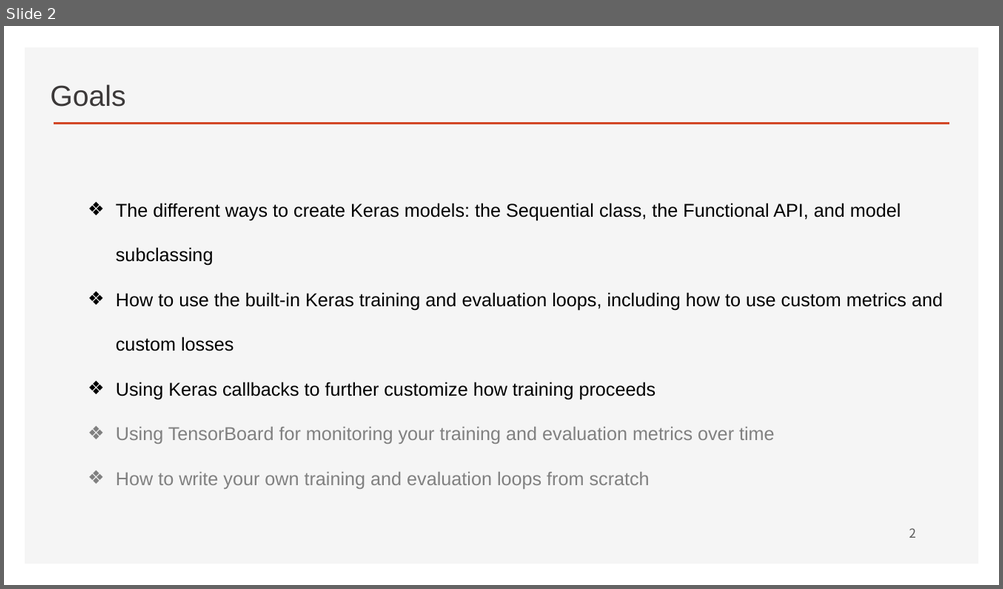
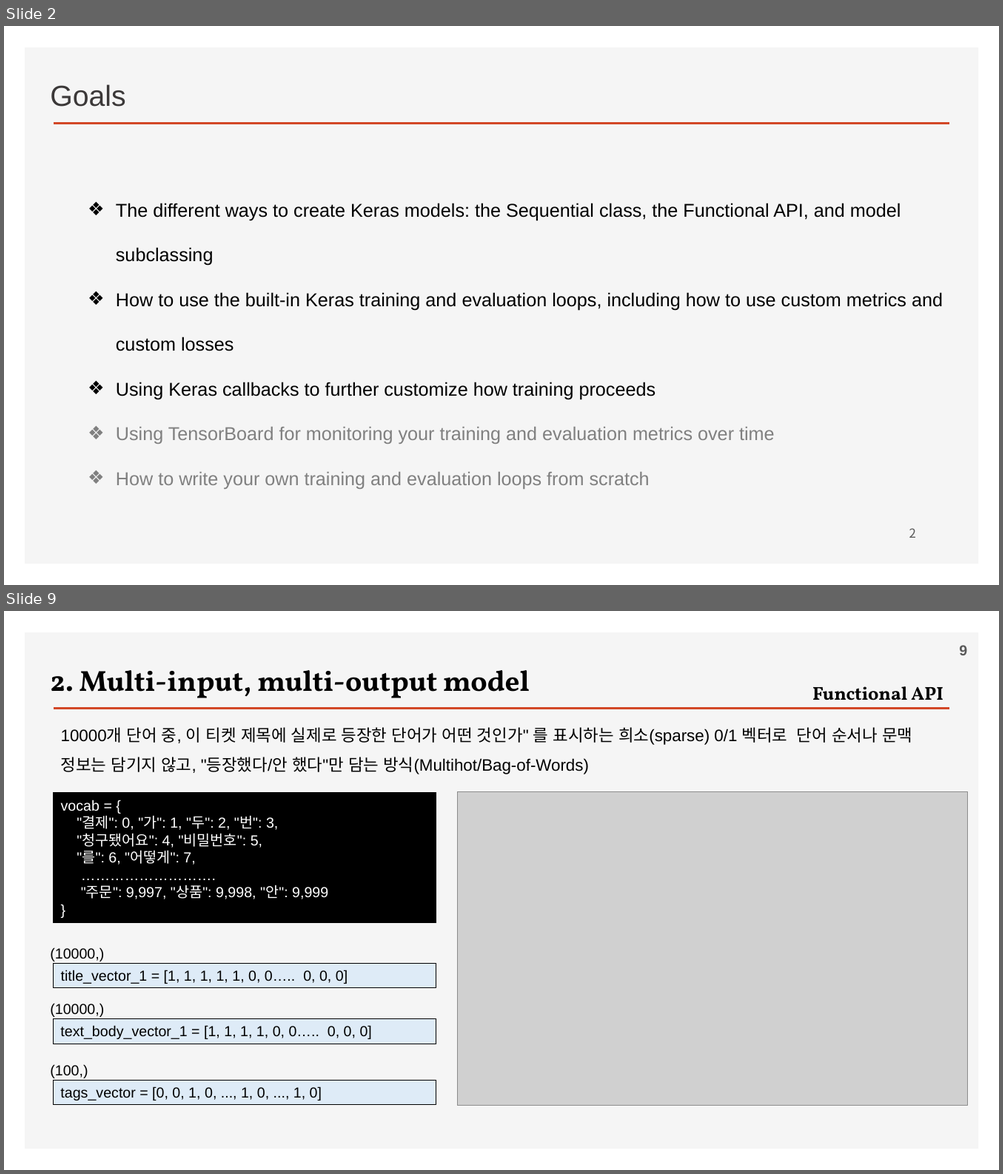
Before and after one commit to ancestor9/2026_Fall_Deep-Learning-with-Python, a slide deck: Chapter 07 A deep dive on Keras.pptx. Shown one above the other, each under a label of ours: slide 2 before the commit, slides 2 and 9 after it; the slides between them are not shown. The pictures are 1003x589 and 1003x1174 pixels, drawn with LibreOffice and Linux fonts; fonts in the diff are those of the drawing; grey boxes stand for pictures; background and template pictures are left out. Boxes give left, top, right and bottom in pixels: in the first picture for what was removed or moved away, otherwise in the second. Text is boxed around its words. In the diff, an @@ line names an element or a change of style, - is before the commit and + after.

```diff
--- a/Chapter 07 A deep dive on Keras.pptx
+++ b/Chapter 07 A deep dive on Keras.pptx
@@ slide 9 added at (x1=4, y1=611, x2=999, y2=1170), background #FFFFFF; not listed: 2 template elements that a slide beside it also shows @@
@@ page number added at (x1=959, y1=645, x2=967, y2=655), 14 pt, text #595959, bold @@
+9
@@ text added at (x1=50, y1=670, x2=529, y2=698), 28 pt, text #000000, bold @@
+2. Multi-input, multi-output model
@@ text added at (x1=812, y1=686, x2=943, y2=709), 18 pt, text #000000, bold @@
+Functional API
@@ text added at (x1=61, y1=727, x2=912, y2=775), 16 pt, text #000000 @@
+10000개 단어 중, 이 티켓 제목에 실제로 등장한 단어가 어떤 것인가" 를 표시하는 희소(sparse) 0/1 벡터로 단어 순서나 문맥 정보는 담기지 않고, "등장했다/안 했다"만 담는 방식(Multihot/Bag-of-Words)
@@ rectangle added at (x1=54, y1=793, x2=435, y2=923), fill #000000, outline #000000 0.75 pt, 14 pt, text #FFFFFF @@
+vocab = {
+"결제": 0, "가": 1, "두": 2, "번": 3,
+"청구됐어요": 4, "비밀번호": 5,
+"를": 6, "어떻게": 7,
+……………………….
+"주문": 9,997, "상품": 9,998, "안": 9,999
+}
@@ picture added at (x1=457, y1=792, x2=967, y2=1105) @@
@@ text added at (x1=50, y1=948, x2=104, y2=962), 14 pt, text #000000 @@
+(10000,)
@@ rectangle added at (x1=54, y1=963, x2=435, y2=988), fill #DEEBF7, outline #000000 0.75 pt, 14 pt, text #000000 @@
+title_vector_1 = [1, 1, 1, 1, 1, 0, 0….. 0, 0, 0]
@@ text added at (x1=50, y1=1003, x2=104, y2=1017), 14 pt, text #000000 @@
+(10000,)
@@ rectangle added at (x1=54, y1=1019, x2=435, y2=1045), fill #DEEBF7, outline #000000 0.75 pt, 14 pt, text #000000 @@
+text_body_vector_1 = [1, 1, 1, 1, 0, 0….. 0, 0, 0]
@@ text added at (x1=50, y1=1065, x2=88, y2=1079), 14 pt, text #000000 @@
+(100,)
@@ rectangle added at (x1=54, y1=1080, x2=435, y2=1105), fill #DEEBF7, outline #000000 0.75 pt, 14 pt, text #000000 @@
+tags_vector = [0, 0, 1, 0, ..., 1, 0, ..., 1, 0]
```
Also in this commit, not shown: 9 slides changed, 4 other slides added.
